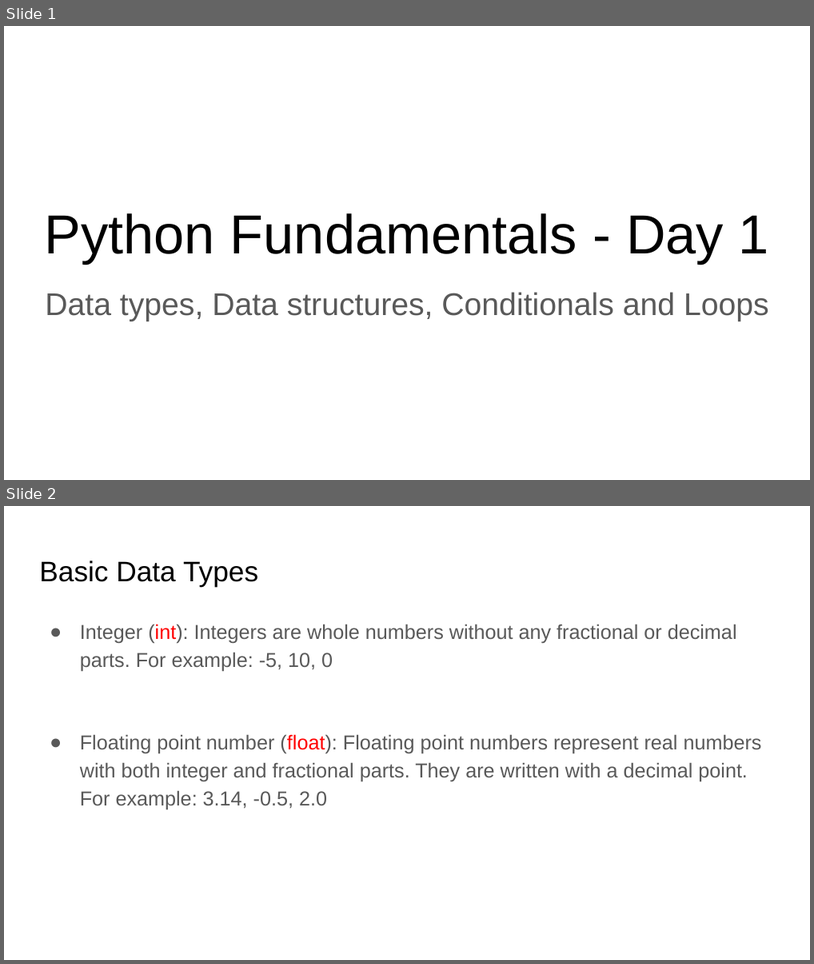
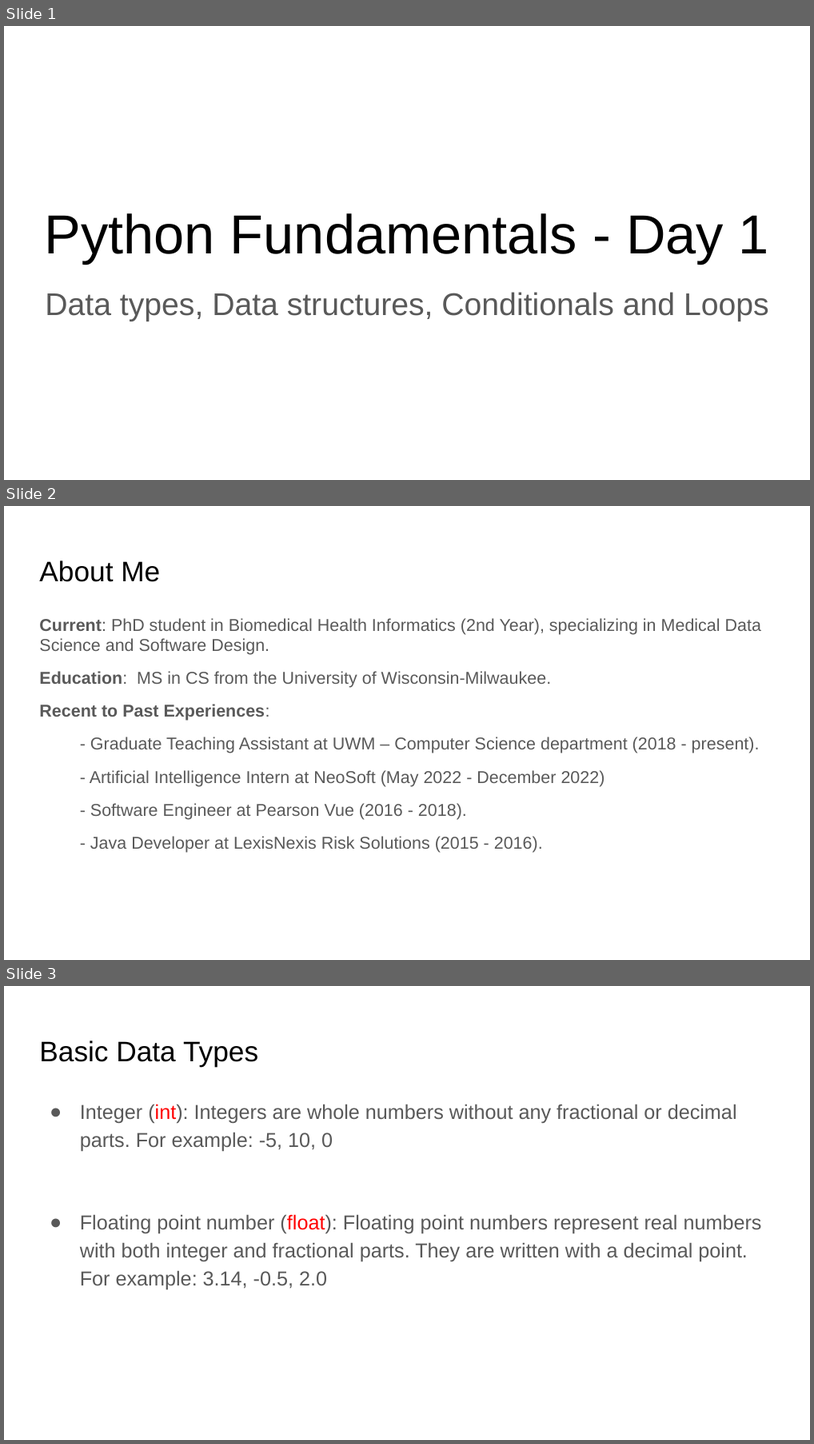
Before and after one commit to philchang/cibercatss, a slide deck: python_fundamentals/day_one/slides/Day 1.pptx. Shown one above the other, each under a label of ours: slides 1 and 2 before the commit, slides 1, 2 and 3 after it. The pictures are 814x964 and 814x1444 pixels, drawn with LibreOffice and Linux fonts; fonts in the diff are those of the drawing. Boxes give left, top, right and bottom in pixels: in the first picture for what was removed or moved away, otherwise in the second. Text is boxed around its words. In the diff, an @@ line names an element or a change of style, - is before the commit and + after.

```diff
--- a/python_fundamentals/day_one/slides/Day 1.pptx
+++ b/python_fundamentals/day_one/slides/Day 1.pptx
@@ slide 2 added at (4,506,810,960), background #FFFFFF @@
@@ title added at (39,560,160,582), 25.2 pt, text #000000 @@
+About Me
@@ text added at (39,618,762,852), 15.3 pt, text #595959 @@
+Current: PhD student in Biomedical Health Informatics (2nd Year), specializing in Medical Data Science and Software Design.
+Education: MS in CS from the University of Wisconsin-Milwaukee.
+Recent to Past Experiences:
+- Graduate Teaching Assistant at UWM – Computer Science department (2018 - present).
+- Artificial Intelligence Intern at NeoSoft (May 2022 - December 2022)
+- Software Engineer at Pearson Vue (2016 - 2018).
+- Java Developer at LexisNexis Risk Solutions (2015 - 2016).
@@ what was slide 2 is now slide 3 @@
```
Also in this commit, not shown: 2 other slides added, 2 slides removed, 5 other files.
